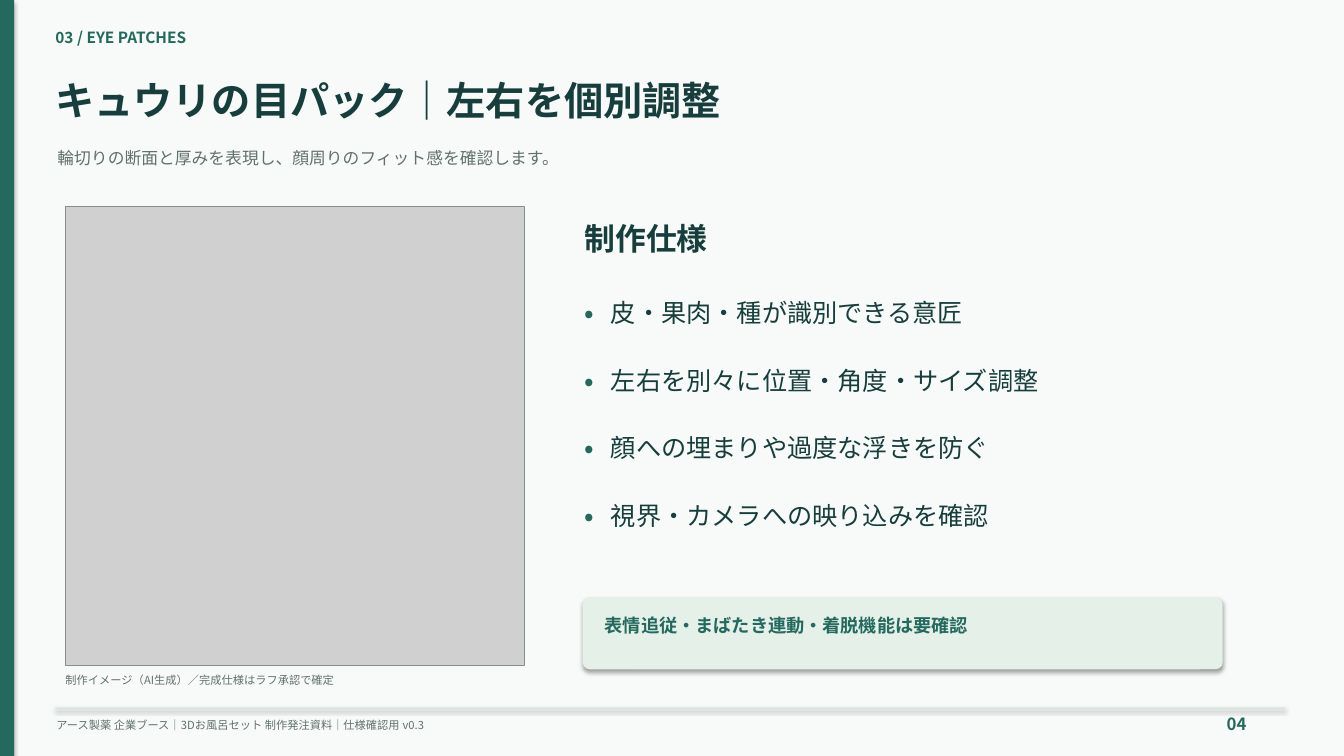
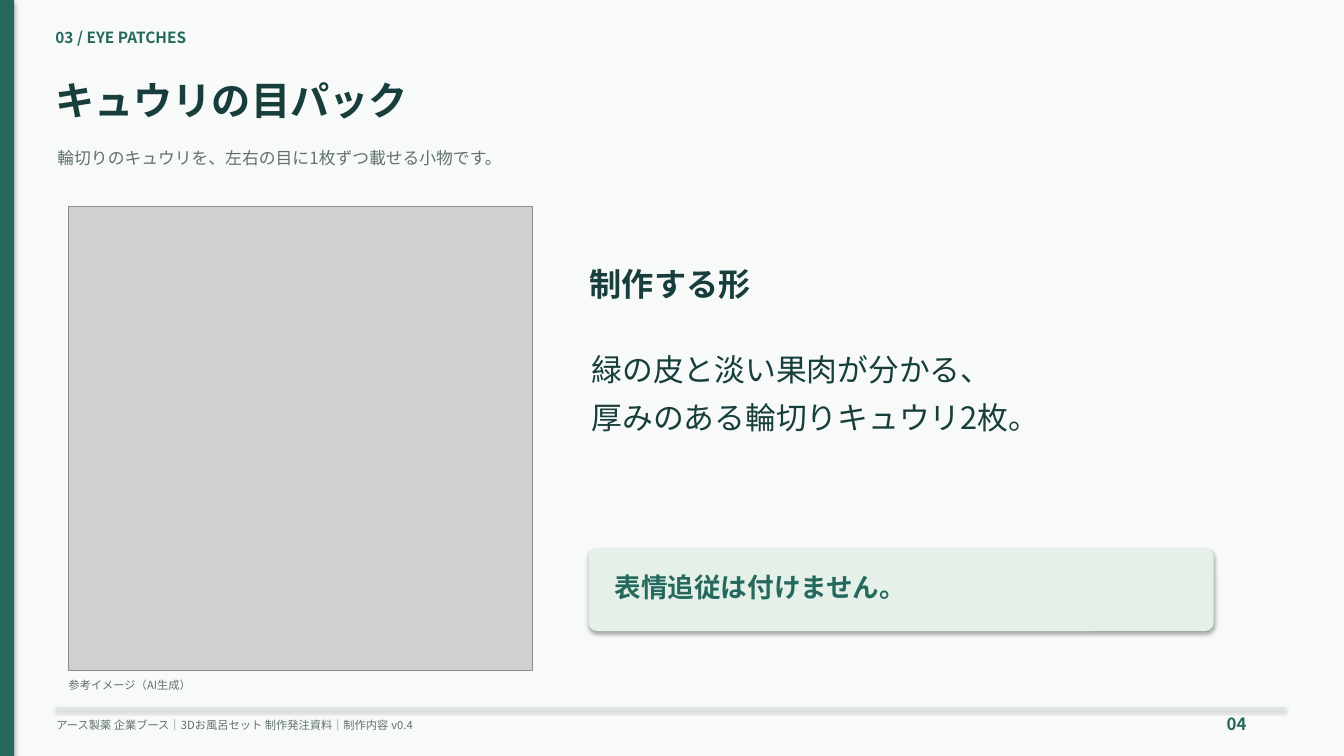
Before and after one commit to morishihikky/cordex, a slide deck: slide 4 of documents/slides/bath-set-production-slides.pptx. Drawn at 1344x756 pixels with LibreOffice and Linux fonts; fonts in the diff are those of the drawing; grey boxes stand for pictures. Boxes give left, top, right and bottom in pixels: in the first picture for what was removed or moved away, otherwise in the second. Text is boxed around its words. In the diff, an @@ line names an element or a change of style, - is before the commit and + after.

```diff
--- a/documents/slides/bath-set-production-slides.pptx
+++ b/documents/slides/bath-set-production-slides.pptx
@@ text at box(55, 82, 407, 119): text changed @@
-キュウリの目パック｜左右を個別調整
+キュウリの目パック
@@ text at box(57, 150, 501, 166): text changed @@
-輪切りの断面と厚みを表現し、顔周りのフィット感を確認します。
+輪切りのキュウリを、左右の目に1枚ずつ載せる小物です。
@@ picture: place and size @@
-picture at box(66, 207, 524, 665)
+picture at box(69, 207, 532, 670)
@@ text at box(590, 269, 751, 299): text changed; size 22 to 23 pt @@
-制作仕様
+制作する形
@@ text removed at box(585, 297, 607, 328) @@
-•
@@ text removed at box(611, 300, 963, 324) @@
-皮・果肉・種が識別できる意匠
@@ text added at box(592, 355, 1039, 432), 22 pt, text #173E3C @@
+緑の皮と淡い果肉が分かる、
+厚みのある輪切りキュウリ2枚。
@@ text removed at box(585, 365, 607, 395) @@
-•
@@ text removed at box(611, 368, 1039, 392) @@
-左右を別々に位置・角度・サイズ調整
@@ text removed at box(585, 433, 607, 463) @@
-•
@@ text removed at box(611, 435, 989, 459) @@
-顔への埋まりや過度な浮きを防ぐ
@@ text removed at box(585, 500, 607, 530) @@
-•
@@ text removed at box(611, 504, 989, 527) @@
-視界・カメラへの映り込みを確認
@@ rounded rectangle: place and size @@
-rounded rectangle at box(583, 598, 1223, 669)
+rounded rectangle at box(589, 548, 1214, 631)
@@ text at box(615, 574, 906, 600): text changed; size 13 to 19 pt @@
-表情追従・まばたき連動・着脱機能は要確認
+表情追従は付けません。
@@ text at box(68, 679, 190, 690): text changed @@
-制作イメージ（AI生成）／完成仕様はラフ承認で確定
+参考イメージ（AI生成）
@@ text at box(56, 719, 412, 730): text changed @@
-アース製薬 企業ブース｜3Dお風呂セット 制作発注資料｜仕様確認用 v0.3
+アース製薬 企業ブース｜3Dお風呂セット 制作発注資料｜制作内容 v0.4
```
Also in this commit, not shown: 4 other slides changed, 3 slides added, 5 slides removed, 13 other files.
